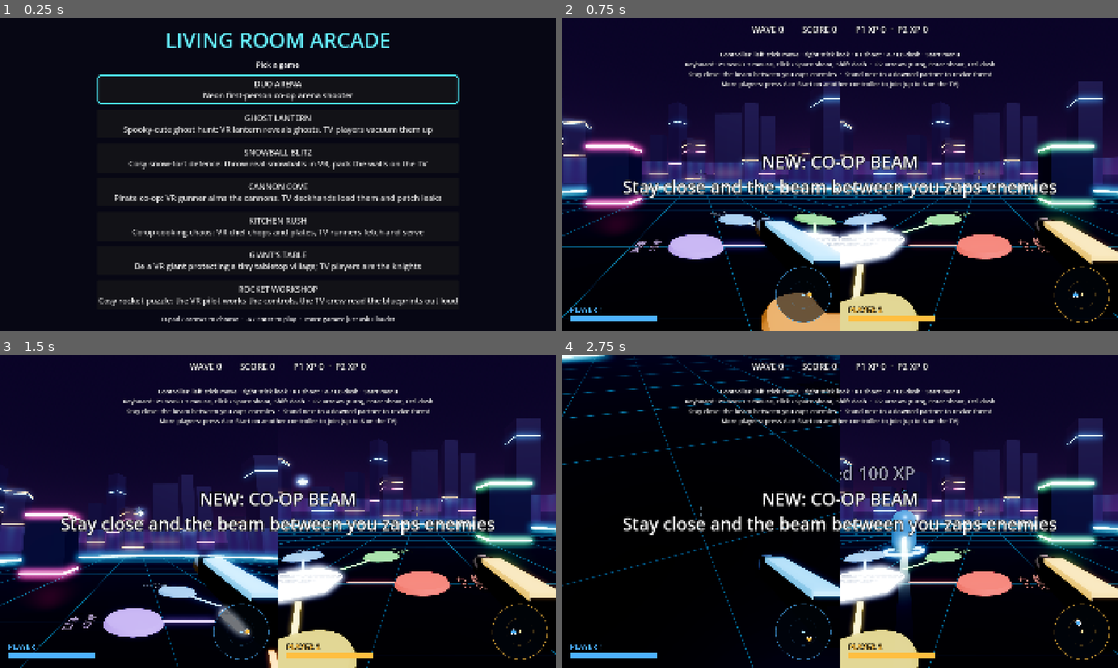
Above: before the commit, frames 1-4 (two rows, left to right).
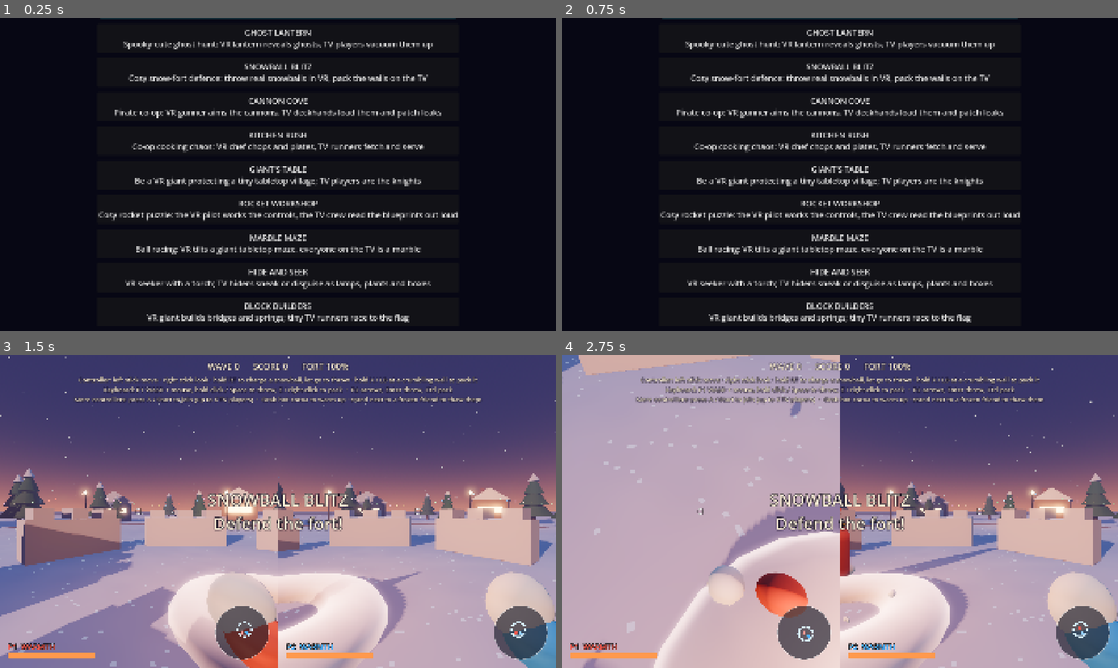
Above: after the commit, the same moments.

Repository: SimonBiggs/claude-code-steam-frame-coop
Game: Godot game, scene res://arcade.tscn
The game is run twice, just before and just after one commit, with the same random seed, the same clock (stepped at 60 frames per second) and the same inputs.
Inputs (mouse positions are in pixels of both pictures, inside the frame that each line leads up to):
- Up to frame 1 (0.25 s): no input
- Up to frame 2 (0.75 s): click (840, 89) at 0.5 s, where only the run before the commit has a clickable "DUO ARENA Neon first-person c…"
- Up to frame 3 (1.5 s): click (278, 408) at 1.25 s, where only the run after the commit has a clickable "SNOWBALL BLITZ Cosy snow-fort…"
- Up to frame 4 (2.75 s): tap Enter at 2 s; move the mouse to (867, 511) at 2.02 s; hold W from 2.03 s (still down); hold Shift from 2.03 s (still down); click (867, 511) at 2.17 s; tap Space at 2.27, 2.57 s

The runs differ from the first frame. In frame 1, 14% of the frame differs, in the area x 17-83%, y 0-98%; in frame 2, 46%; in frame 3, 99%; in frame 4, 99%, in the area x 0-100%, y 0-100%.

Commit message:
Five new games: Marble Maze, Hide and Seek, Block Builders, Dragon Rider, Bee Garden
Co-Authored-By: Claude Opus 5.5 <noreply@anthropic.com>

Diff:
--- a/arcade/arcade.gd
+++ b/arcade/arcade.gd
@@ -20,6 +20,16 @@
 		"blurb": "Be a VR giant protecting a tiny tabletop village; TV players are the knights"},
 	{"id": "rocket_workshop", "name": "ROCKET WORKSHOP", "scene": "res://games/rocket_workshop/main.tscn",
 		"blurb": "Cosy rocket puzzle: the VR pilot works the controls, the TV crew read the blueprints out loud"},
+	{"id": "marble_maze", "name": "MARBLE MAZE", "scene": "res://games/marble_maze/main.tscn",
+		"blurb": "Ball racing: VR tilts a giant tabletop maze, everyone on the TV is a marble"},
+	{"id": "hide_and_seek", "name": "HIDE AND SEEK", "scene": "res://games/hide_and_seek/main.tscn",
+		"blurb": "VR seeker with a torch; TV hiders sneak or disguise as lamps, plants and boxes"},
+	{"id": "block_builders", "name": "BLOCK BUILDERS", "scene": "res://games/block_builders/main.tscn",
+		"blurb": "VR giant builds bridges and springs; tiny TV runners race to the flag"},
+	{"id": "dragon_rider", "name": "DRAGON RIDER", "scene": "res://games/dragon_rider/main.tscn",
+		"blurb": "VR steers a friendly dragon with the reins; TV gunners pop balloons from its back"},
+	{"id": "bee_garden", "name": "BEE GARDEN", "scene": "res://games/bee_garden/main.tscn",
+		"blurb": "Cosy, no fighting: VR gardener plants and waters, TV bees make honey"},
 ]
 const VrText := preload("res://core/vr_text.gd")
 const DEFAULT_PORT := 7777
